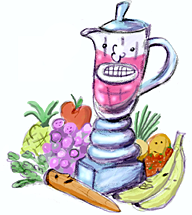
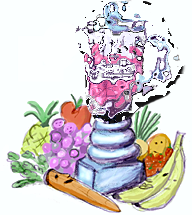
Before/after of a w=192, h=215 layered artwork. What changed in the layer stack:
showed "Capa 2", painted on it over [left=75, top=1, right=186, bottom=124]
